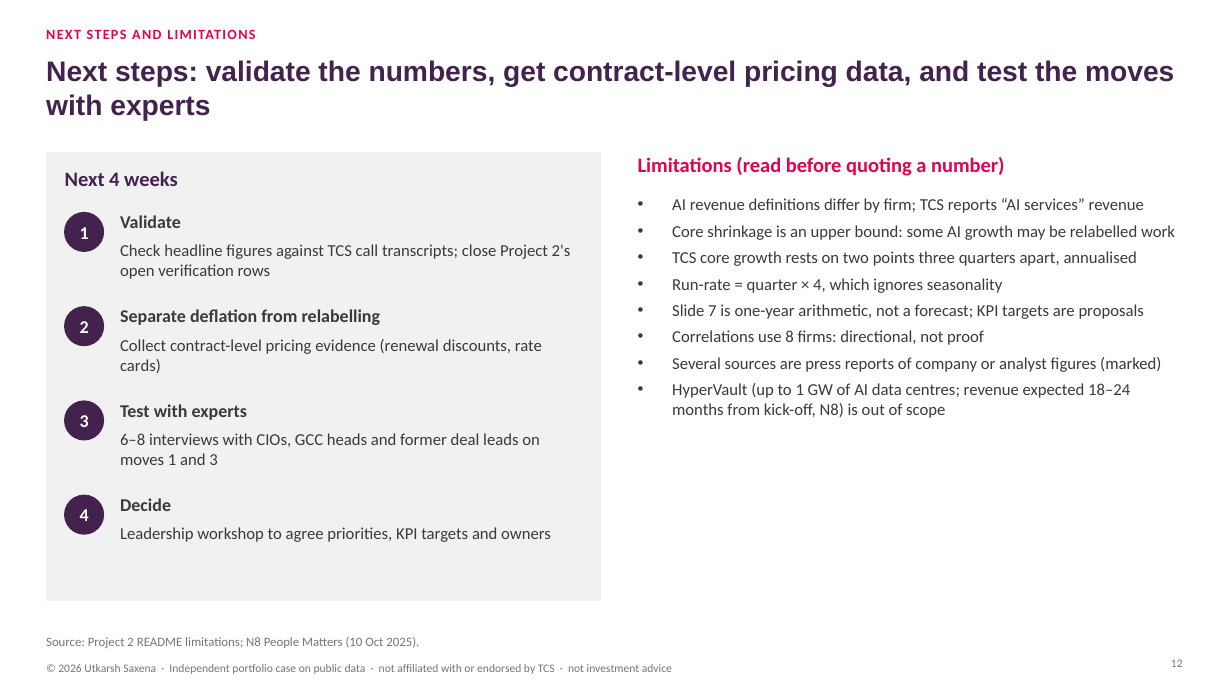
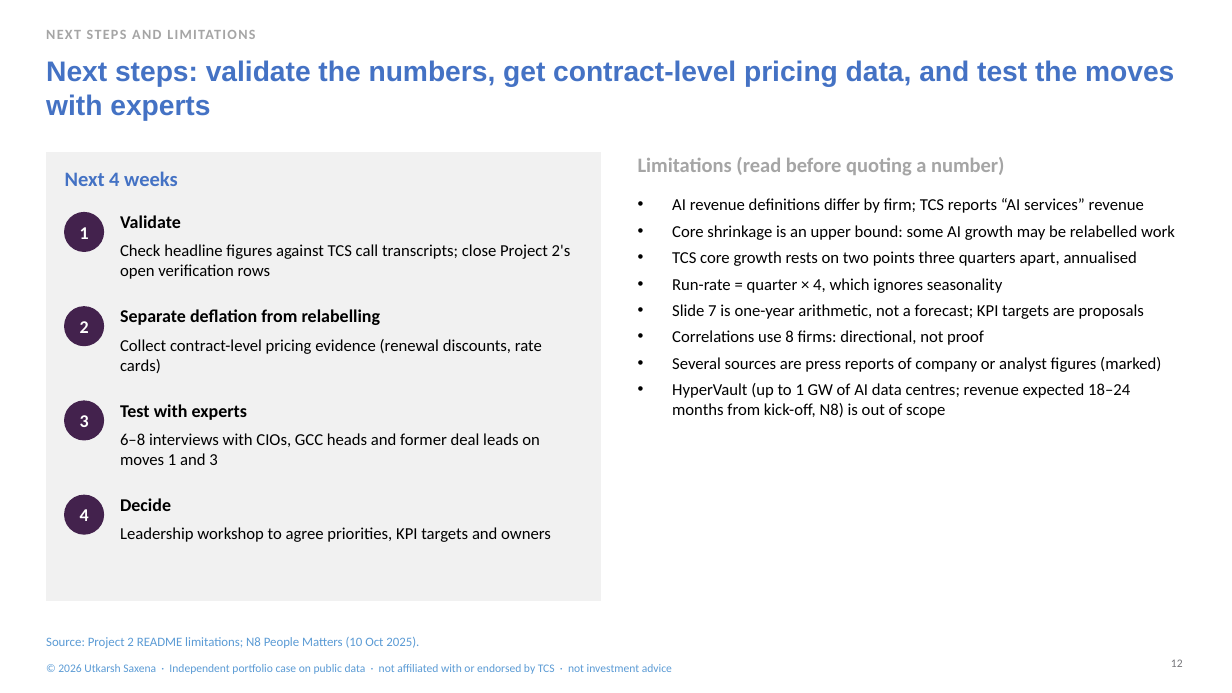
Before and after one commit to lokpriye96/ai-consulting-report-genai-services, a slide deck: slide 12 of outputs/TCS_AI_Deflation_Strategy.pptx. Drawn at 1232x693 pixels with LibreOffice and Linux fonts; fonts in the diff are those of the drawing. Boxes give left, top, right and bottom in pixels: in the first picture for what was removed or moved away, otherwise in the second. Text is boxed around its words. In the diff, an @@ line names an element or a change of style, - is before the commit and + after.

```diff
--- a/outputs/TCS_AI_Deflation_Strategy.pptx
+++ b/outputs/TCS_AI_Deflation_Strategy.pptx
@@ text "NEXT STEPS AND LIMITATIONS" at <box>46,30,255,39</box>: text colour #E0044E to #A5A5A5 @@
@@ title "Next steps: validate the numbers, ..." at <box>46,60,1174,121</box>: text colour #43224D to #4472C4 @@
@@ text "Next 4 weeks" at <box>65,171,177,186</box>: text colour #43224D to #4472C4 @@
@@ text "Limitations (read before quoting a ..." at <box>638,157,1005,176</box>: text colour #E0044E to #A5A5A5 @@
@@ text colour #3A3A3C to #000000 in 9 elements at <box>120,215,181,228</box>, <box>120,244,571,279</box>, <box>120,309,381,325</box>, <box>120,339,542,373</box>, <box>120,404,248,420</box>, <box>120,433,540,465</box>, <box>120,498,171,511</box>, <box>120,527,551,542</box>, <box>672,198,1175,418</box> @@
@@ text "Source: Project 2 README limitations; ..." at <box>46,637,419,648</box>: text colour #76767A to #5B9BD5 @@
@@ text "© 2026 Utkarsh Saxena · ..." at <box>58,664,672,674</box>: text colour #76767A to #5B9BD5 @@
```
Also in this commit, not shown: 10 other slides changed, 23 other files.
